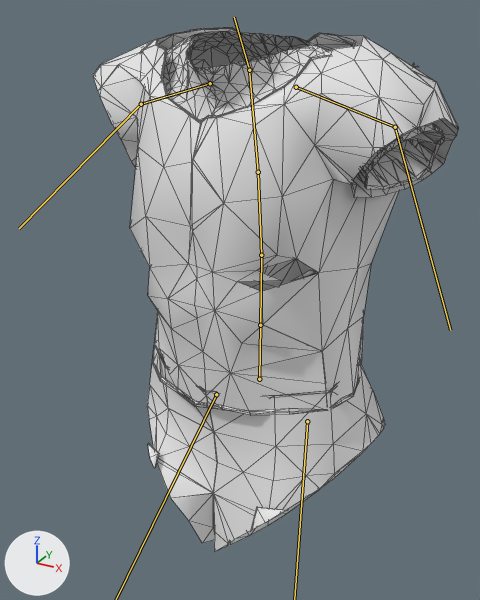
What one commit did to the glTF model TerraForest/addons/characters/authoring/Zombie.drag_walk.glb.
Both versions are drawn from a camera (50 mm lens) standing at (0.467, -0.87, 1.509) and looking at (0.001, -0.022, 1.085). Lighting does not change. The marker at lower left points along +X, +Y and +Z. The first picture is the older version. Both versions are drawn at frame 36 of the action 'Zombie_Walk_Drag_Right'; the numbers are the values there. The bones that change, and the others that lie on the model, are drawn over the model as lines. Mesh edges are drawn as thin lines.

Names of what the first picture shows: 'Z_Torso'.
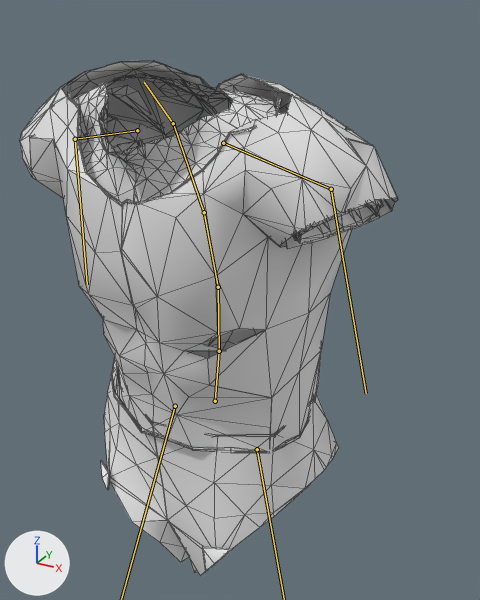
Location of each change, (x1, y1, x2, y2) in pixels of the pictures (480 x 600 px):
'Z_Torso', posed: before (93, 27, 458, 552); after (20, 61, 398, 575)
bone 'Hips', root to tip: before (259, 379) to (260, 325); after (215, 401) to (219, 351)
bone 'Spine', root to tip: before (260, 325) to (261, 255); after (219, 351) to (218, 287)
bone 'Spine1', root to tip: before (261, 255) to (258, 172); after (218, 287) to (204, 212)
bone 'Spine2', root to tip: before (258, 172) to (249, 72); after (204, 212) to (174, 125)
bone 'LeftArm', root to tip: before (395, 127) to (450, 330); after (331, 189) to (366, 393)
bone 'Neck', root to tip: before (249, 70) to (234, 17); after (173, 123) to (144, 82)
bone 'RightArm', root to tip: before (141, 104) to (19, 228); after (75, 139) to (87, 284)

The change, as a list of edits to the scene's bpy script:
```text
Change bone_hips:
    where bone_hips = bpy.data.objects['Zombie_Rig'].pose.bones['Hips']  # child of 'Root'
    bone_hips.location: (0.018, -0.082, -0.006) -> (-0.042, -0.12, 0.04)
    bone_hips.rotation_quaternion: (1.0, 0.0, -0.027, 0.016) -> (0.997, 0.027, -0.065, -0.045)  # degrees (0, -3, 2) -> degrees (3, -7, -5)
Change bone_leftupleg:
    where bone_leftupleg = bpy.data.objects['Zombie_Rig'].pose.bones['LeftUpLeg']  # child of 'Hips'
    bone_leftupleg.rotation_quaternion: (0.983, 0.174, 0.046, 0.021) -> (0.993, 0.034, -0.013, 0.109)  # degrees (20, 5, 3) -> degrees (4, -2, 12)
Change bone_rightupleg:
    where bone_rightupleg = bpy.data.objects['Zombie_Rig'].pose.bones['RightUpLeg']  # child of 'Hips'
    bone_rightupleg.rotation_quaternion: (0.931, 0.348, -0.075, -0.082) -> (0.949, 0.294, -0.1, 0.047)  # degrees (42, -5, -12) -> degrees (34, -13, 2)
Change bone_spine:
    where bone_spine = bpy.data.objects['Zombie_Rig'].pose.bones['Spine']  # child of 'Hips'
    bone_spine.rotation_quaternion: (0.999, 0.033, 0.0, -0.002) -> (0.996, 0.082, 0.013, 0.01)  # degrees (4, 0, 0) -> degrees (9, 1, 1)
Change bone_spine1:
    where bone_spine1 = bpy.data.objects['Zombie_Rig'].pose.bones['Spine1']  # child of 'Spine'
    bone_spine1.rotation_quaternion: (0.999, 0.046, 0.0, -0.002) -> (0.996, 0.086, 0.011, 0.011)  # degrees (5, 0, 0) -> degrees (10, 1, 1)
Change bone_spine2:
    where bone_spine2 = bpy.data.objects['Zombie_Rig'].pose.bones['Spine2']  # child of 'Spine1'
    bone_spine2.rotation_quaternion: (0.999, 0.042, 0.0, -0.003) -> (0.997, 0.082, 0.01, 0.006)  # degrees (5, 0, 0) -> degrees (9, 1, 1)
Change bone_leftarm:
    where bone_leftarm = bpy.data.objects['Zombie_Rig'].pose.bones['LeftArm']  # child of 'LeftShoulder'
    bone_leftarm.rotation_quaternion: (0.864, -0.32, 0.292, -0.257) -> (0.839, -0.328, 0.254, -0.351)  # degrees (-48, 20, -42) -> degrees (-48, 11, -51)
Change bone_neck:
    where bone_neck = bpy.data.objects['Zombie_Rig'].pose.bones['Neck']  # child of 'Spine2'
    bone_neck.rotation_quaternion: (0.999, -0.002, -0.02, -0.029) -> (0.998, -0.042, -0.019, -0.039)  # degrees (0, -2, -3) -> degrees (-5, -2, -4)
Change bone_rightarm:
    where bone_rightarm = bpy.data.objects['Zombie_Rig'].pose.bones['RightArm']  # child of 'RightShoulder'
    bone_rightarm.rotation_quaternion: (0.895, -0.164, -0.045, 0.411) -> (0.829, -0.434, -0.192, 0.296)  # degrees (-19, 3, 49) -> degrees (-57, -4, 41)
```
